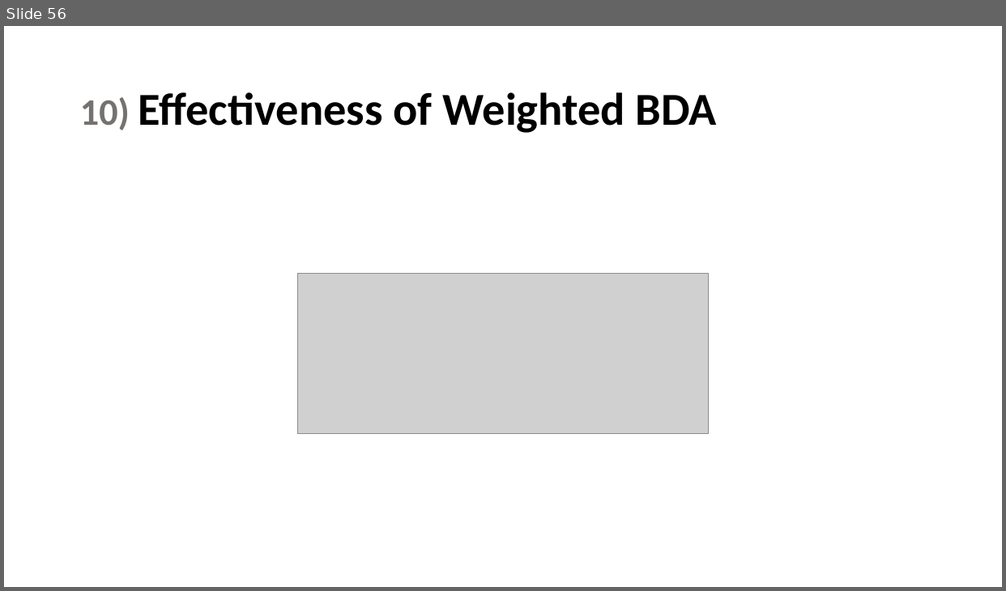
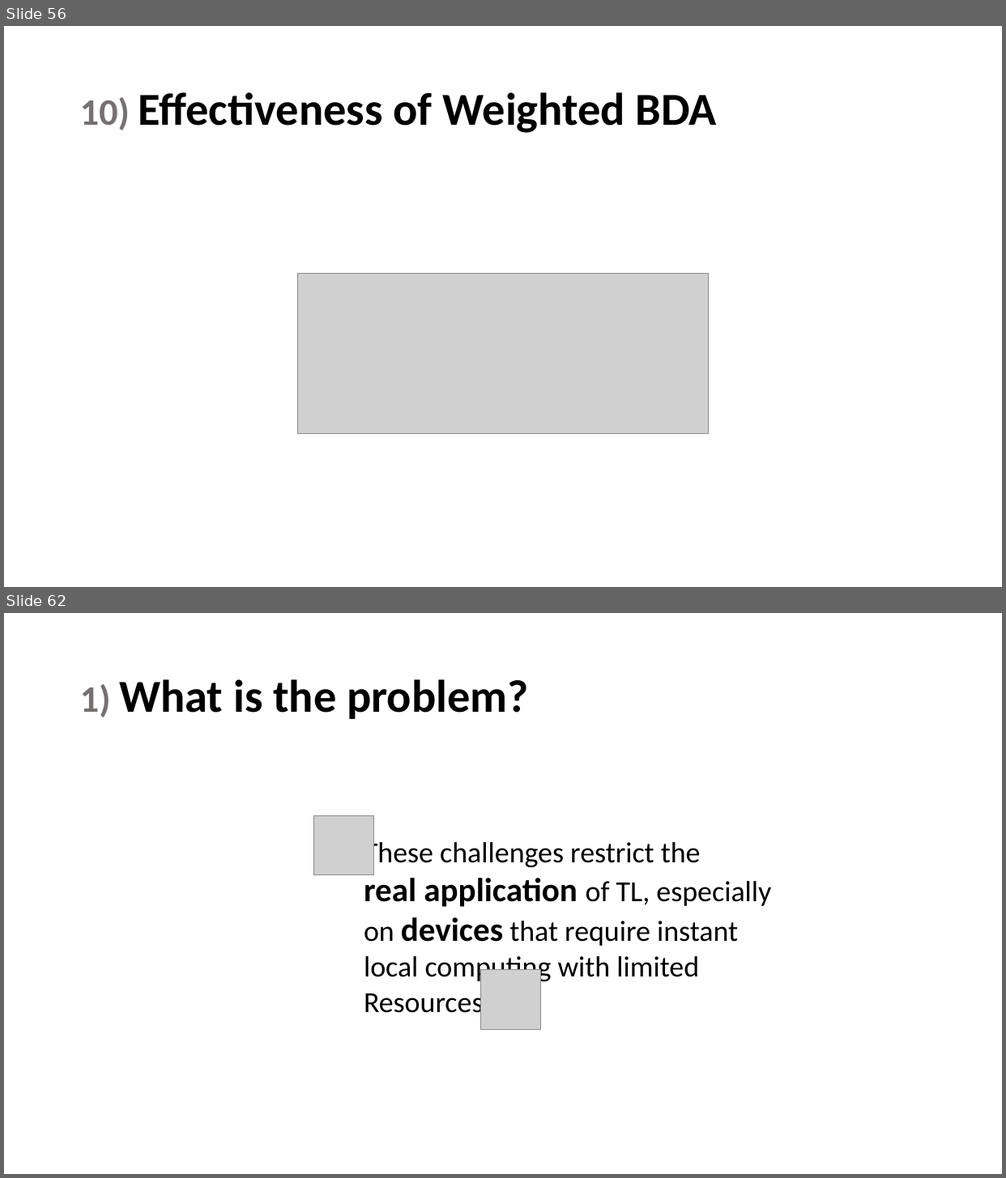
Before and after one commit to maryamhashemi/Transfer-Learning, a slide deck: phase3/Presentation/present.pptx. Shown one above the other, each under a label of ours: slide 56 before the commit, slides 56 and 62 after it; the slides between them are not shown. The pictures are 1006x591 and 1006x1178 pixels, drawn with LibreOffice and Linux fonts; fonts in the diff are those of the drawing; grey boxes stand for pictures. Boxes give left, top, right and bottom in pixels: in the first picture for what was removed or moved away, otherwise in the second. Text is boxed around its words. In the diff, an @@ line names an element or a change of style, - is before the commit and + after.

```diff
--- a/phase3/Presentation/present.pptx
+++ b/phase3/Presentation/present.pptx
@@ slide 62 added at bbox=[4, 613, 1002, 1174], background #FFFFFF @@
@@ title added at bbox=[80, 679, 528, 719], 44 pt, text #000000, bold @@
+1) What is the problem?
@@ picture added at bbox=[314, 815, 374, 875] @@
@@ text added at bbox=[364, 838, 771, 1020], 28 pt, text #000000 @@
+          These challenges restrict the
+          real application of TL, especially
+          on devices that require instant
+          local computing with limited
+          Resources.
@@ picture added at bbox=[481, 970, 541, 1030] @@
```
Also in this commit, not shown: 31 other slides added.
